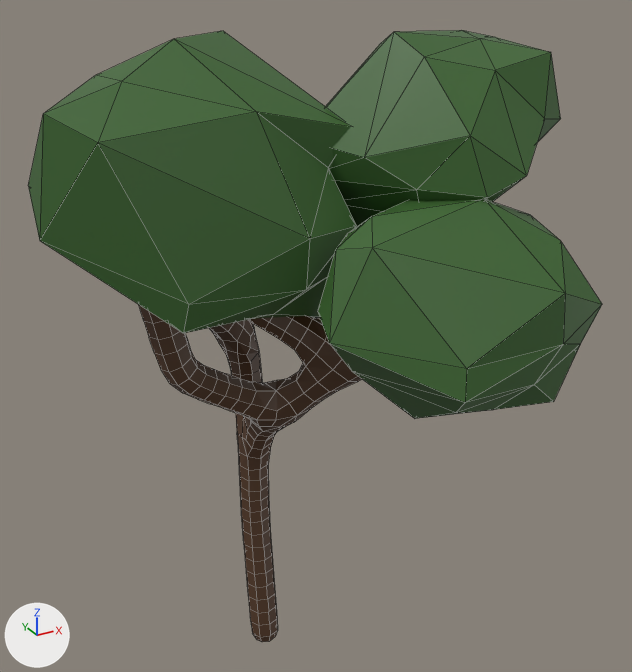
The Blender file Models/Tree.blend: old version first, new version second.
Before and after are seen from a camera (50 mm lens) standing at (-5.88, -12.85, 12.75) and looking at (0.86, -0.6, 6.63). Lighting does not change. The marker at lower left points along +X, +Y and +Z. Mesh edges are drawn as thin lines.

Before the edit, the objects in view are built like this:
```python
mat_leaves = principled_material('Leaves')
mat_leaves.base_color = (0.0451, 0.133, 0.0283)  # dark green #3c662f
mat_wood = principled_material('Wood')
mat_wood.base_color = (0.0908, 0.0411, 0.0175)  # brown #553924
me_icosphere = bpy.data.meshes.new('Icosphere')
me_icosphere.from_pydata(...)  # 168 vertices, 320 faces; spans x -2.96..3.15, y -3.88..2.86, z 4.89..9.38
me_icosphere.materials.append(mat_leaves)  # dark green #3c662f
me_icosphere_001 = bpy.data.meshes.new('Icosphere.001')
me_icosphere_001.from_pydata(...)  # 13 vertices, 0 faces, 12 loose edges; spans x -1.75..1.5, y -2.5..1.12, z -0.25..7.75
me_icosphere_001.materials.append(mat_wood)  # brown #553924
ob_branches = bpy.data.objects.new('Branches', me_icosphere_001)
ob_branches.location = (0.0, 0.0, 0.0)
ob_branches.scale = (1.25, 1.25, 1.25)
_m = ob_branches.modifiers.new('Skin', 'SKIN')
_m = ob_branches.modifiers.new('Subdivision', 'SUBSURF')
_m.render_levels = 1
ob_leaves = bpy.data.objects.new('Leaves', me_icosphere)
ob_leaves.location = (0.0, 0.0, 0.0)
ob_leaves.scale = (1.25, 1.25, 1.25)
```
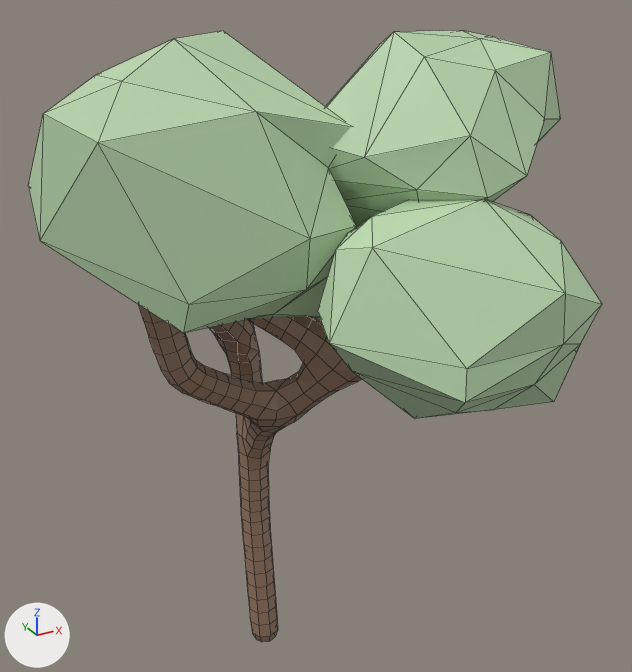
Pixel boxes [x1, y1, x2, y2] of what changed, in the pictures (632 x 672 px):
```json
{"object": "Leaves", "change": "recoloured", "before": [28, 30, 602, 419], "after": [28, 30, 602, 419]}
{"object": "Branches", "change": "recoloured", "before": [138, 304, 362, 642], "after": [138, 304, 362, 642]}
```

Scene script edits in JSON lines:
```json
{"op": "set", "path": "mat_leaves.base_color", "old": "(0.0451, 0.133, 0.0283)", "new": "(0.514, 0.711, 0.442)", "note": "dark green #3c662f -> green #bedbb1"}
{"op": "set", "path": "mat_wood.base_color", "old": "(0.0908, 0.0411, 0.0175)", "new": "(0.303, 0.185, 0.126)", "note": "brown #553924 -> brown #967763"}
```
